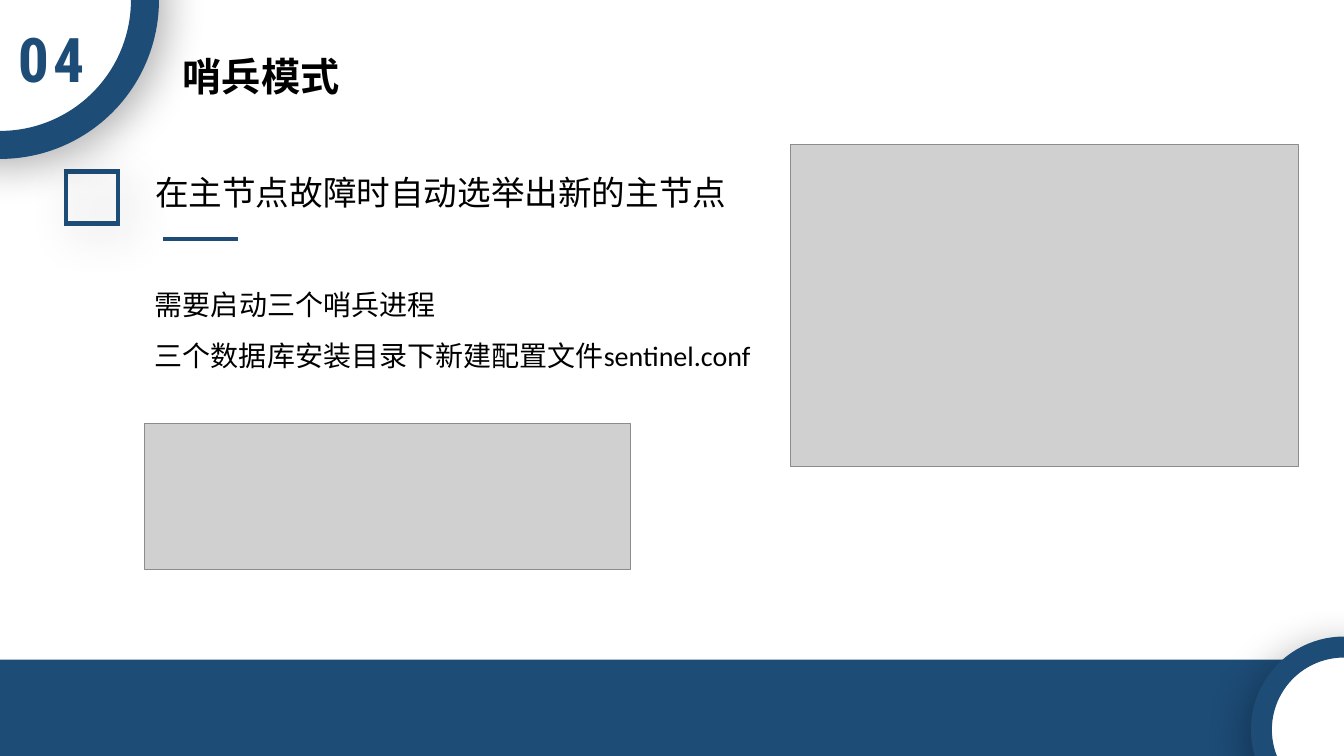
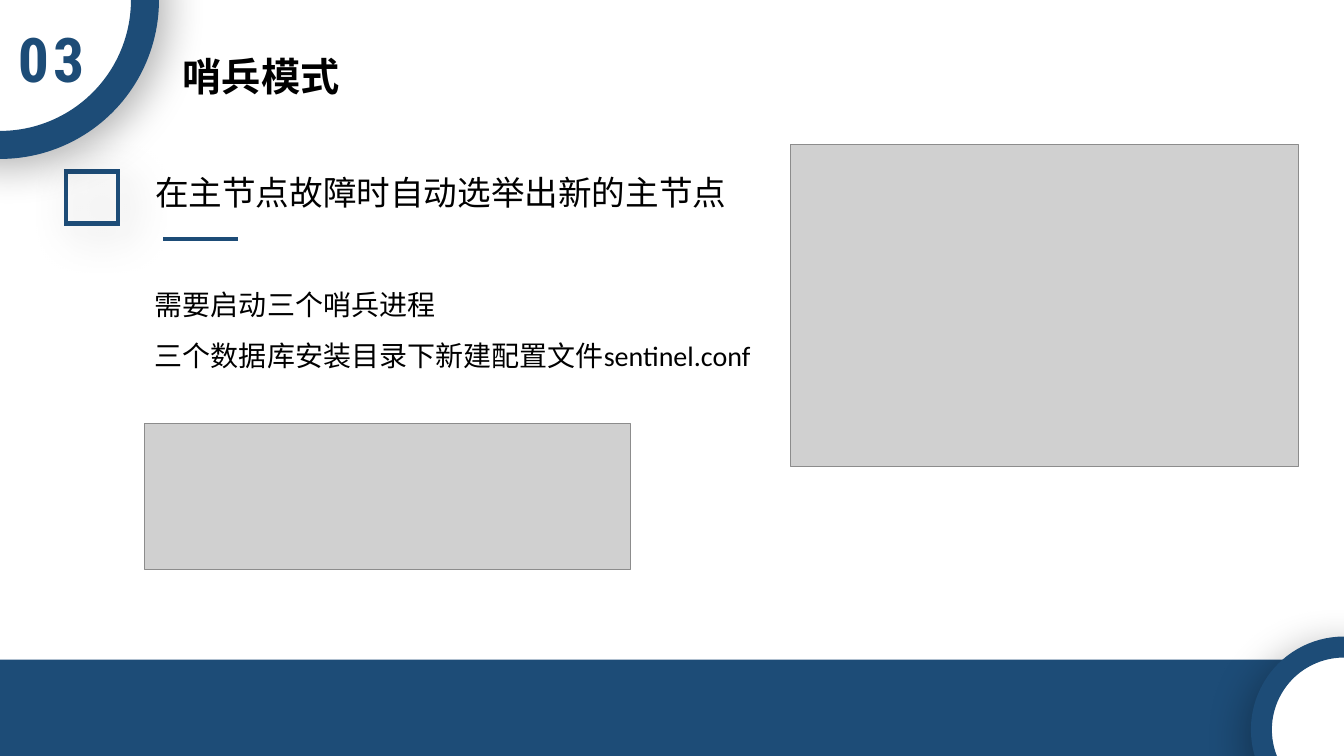
Before and after one commit to ACTSysGroup/Dev-Club, a slide deck: slide 20 of back-end/数据库/Redis.pptx (slide 23 before the commit). Drawn at 1344x756 pixels with LibreOffice and Linux fonts; fonts in the diff are those of the drawing; grey boxes stand for pictures; background and template pictures are left out. Boxes give left, top, right and bottom in pixels: in the first picture for what was removed or moved away, otherwise in the second. Text is boxed around its words. In the diff, an @@ line names an element or a change of style, - is before the commit and + after.

```diff
--- a/back-end/数据库/Redis.pptx
+++ b/back-end/数据库/Redis.pptx
@@ text at box(18, 37, 84, 83): text changed @@
-04
+03
```
Also in this commit, not shown: 11 other slides changed, 3 slides removed.
